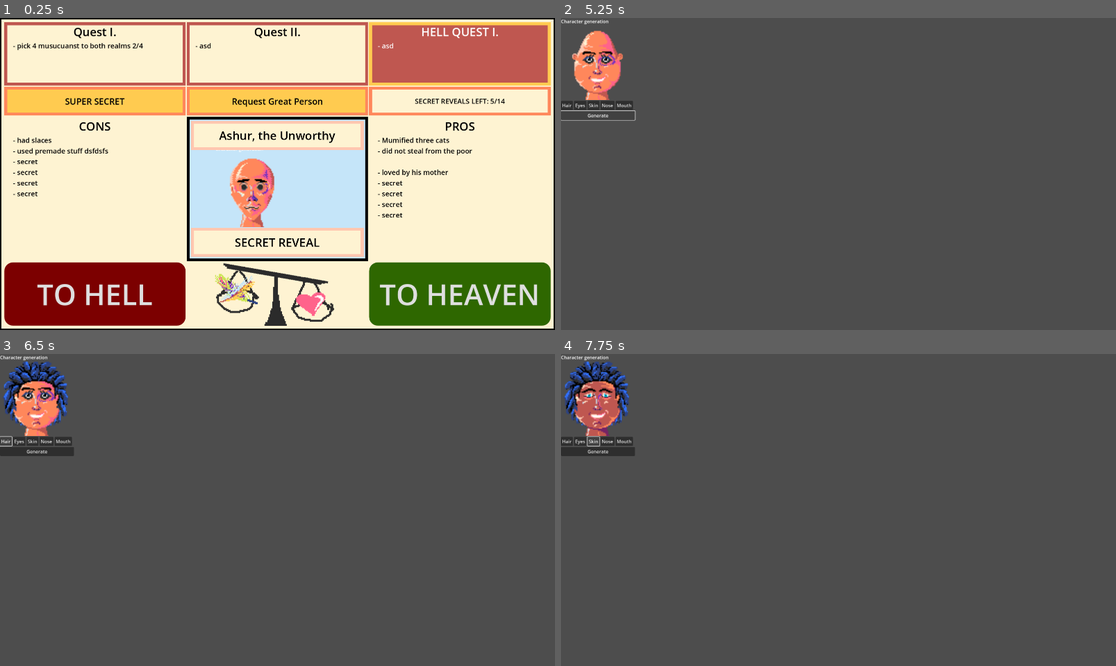
Above: before the commit, frames 1-4 (two rows, left to right).
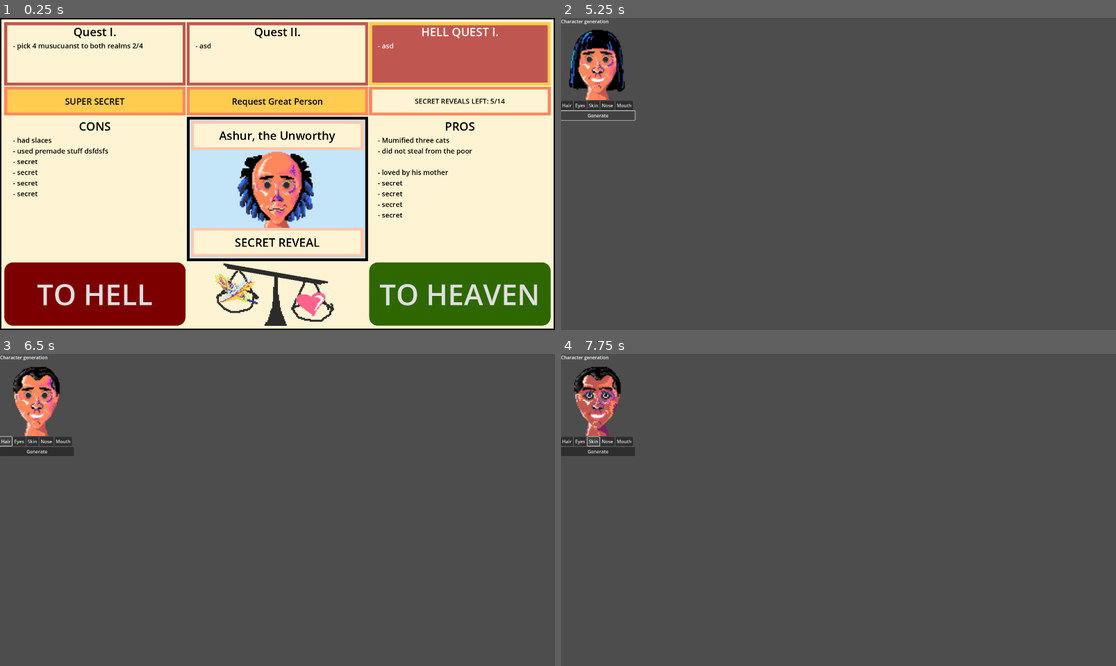
Above: after the commit, the same moments.

Repository: ekaktusz/anoobis
Game: Godot game, scene res://tinder_scene.tscn
The game is run twice, just before and just after one commit, with the same random seed, the same clock (stepped at 60 frames per second) and the same inputs.
Inputs:
- Up to frame 1 (0.25 s): no input
- Up to frame 2 (5.25 s): click "TO HELL" at 0.5 s; click "Hair" at 1.25 s; click "Eyes" at 2 s; click "Skin" at 2.75 s; click "Nose" at 3.5 s; click "Mouth" at 4.25 s; click "Generate" at 5 s
- Up to frame 3 (6.5 s): click "Hair" at 5.75 s
- Up to frame 4 (7.75 s): click "Eyes" at 6.5 s; click "Skin" at 7.25 s

The runs differ from the first frame. In frame 1, 2.9% of the frame differs, in the area x 38-57%, y 42-68%; in frame 2, 1.3%; in frame 3, 1.5%; in frame 4, 1.5%.

Commit message:
Renamed scene root nodes. Character node is deleted and recreated on ToHeaven.

Diff:
--- a/character_generator.tscn
+++ b/character_generator.tscn
@@ -3,7 +3,7 @@
 [ext_resource type="Script" path="res://character_generator.gd" id="1_ggyww"]
 [ext_resource type="PackedScene" uid="uid://bjq5xbjijdywn" path="res://character.tscn" id="2_6m771"]
 
-[node name="Node2D" type="Control"]
+[node name="CharacterGenerator" type="Control"]
 layout_mode = 3
 anchors_preset = 0
 script = ExtResource("1_ggyww")
--- a/tinder_scene.gd
+++ b/tinder_scene.gd
@@ -19,8 +19,11 @@
 func _on_heaven_button_pressed() -> void:
 	var character_scene : PackedScene = preload("res://character.tscn")
 	var character_node : Node = character_scene.instantiate()
+	var portrait_containter : Node = $MarginContainer/HBoxContainer/MidVboxContainer/CharacterViewScene/MarginContainer
 
-	$MarginContainer/HBoxContainer/MidVboxContainer/CharacterViewScene/MarginContainer.add_child(character_node)
+#	TODO: Here we can send the portrait to the afterlife instead of deleting
+	portrait_containter.get_child(0).queue_free()
+	portrait_containter.add_child(character_node)
 
 
 func _on_hell_button_pressed() -> void:
--- a/tinder_scene.tscn
+++ b/tinder_scene.tscn
@@ -1,8 +1,8 @@
 [gd_scene load_steps=14 format=3 uid="uid://bxagx5lrf143d"]
 
 [ext_resource type="Script" path="res://tinder_scene.gd" id="1_w104e"]
+[ext_resource type="PackedScene" uid="uid://bjq5xbjijdywn" path="res://character.tscn" id="2_2tnho"]
 [ext_resource type="Texture2D" uid="uid://dv0if8nq54b84" path="res://images/scale.png" id="3_dq081"]
-[ext_resource type="PackedScene" uid="uid://punfu476axs3" path="res://character_generator.tscn" id="3_gd5gq"]
 
 [sub_resource type="StyleBoxFlat" id="StyleBoxFlat_4sio5"]
 bg_color = Color(0.996078, 0.952941, 0.823529, 1)
@@ -301,7 +301,7 @@
 theme_override_constants/margin_right = 100
 theme_override_constants/margin_bottom = 100
 
-[node name="Node2D" parent="MarginContainer/HBoxContainer/MidVboxContainer/CharacterViewScene/MarginContainer" instance=ExtResource("3_gd5gq")]
+[node name="PortraitContainer" parent="MarginContainer/HBoxContainer/MidVboxContainer/CharacterViewScene/MarginContainer" instance=ExtResource("2_2tnho")]
 layout_mode = 2
 
 [node name="VBoxContainer" type="VBoxContainer" parent="MarginContainer/HBoxContainer/MidVboxContainer/CharacterViewScene"]
